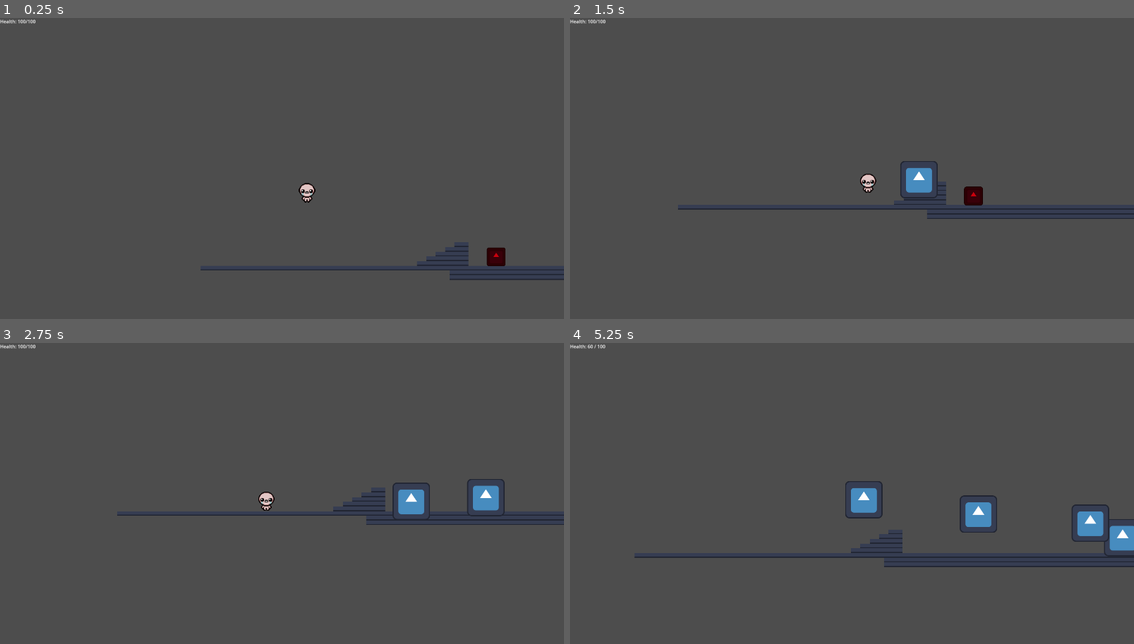
Above: before the commit, frames 1-4 (two rows, left to right).
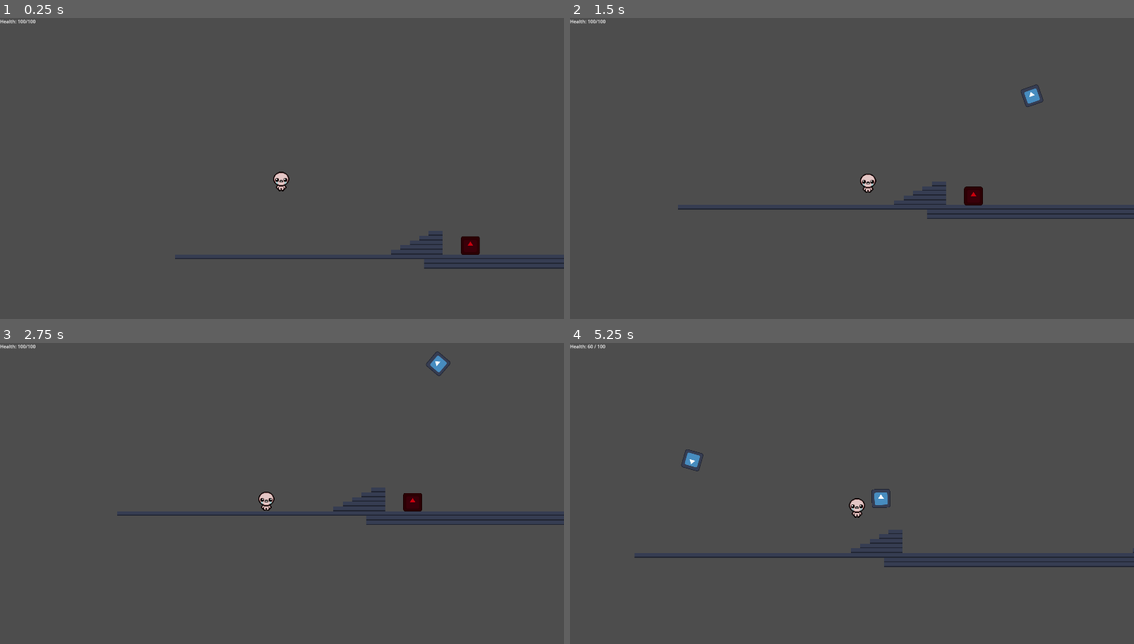
Above: after the commit, the same moments.

Repository: wya-wy/CG-final-project1
Game: Godot game, scene res://view/level/test_level.tscn
The game is run twice, just before and just after one commit, with the same random seed, the same clock (stepped at 60 frames per second) and the same inputs. This scene is started directly instead of the project's main scene. The engine's default icon, where the game draws it, is replaced by a stand-in: a white triangle on a blue panel in a dark square.
Inputs (mouse positions are in pixels of both pictures, inside the frame that each line leads up to):
- Up to frame 1 (0.25 s): no input
- Up to frame 2 (1.5 s): move the mouse to (976, 159) at 0.52 s; hold D (move_right) from 0.53 s (still down); right-click (976, 159) at 0.6 s; tap Space (jump) at 0.77 s; click (976, 159) at 0.8 s; move the mouse to (739, 192) at 1.27 s; click (739, 192) at 1.35 s
- Up to frame 3 (2.75 s): tap Space (jump) at 1.52 s; right-click (169, 517) at 1.55 s; move the mouse to (338, 430) at 2.02 s; release D (move_right) at 2.03 s; hold A (move_left) from 2.03 s (still down); right-click (338, 430) at 2.1 s; click (338, 430) at 2.3 s
- Up to frame 4 (5.25 s): move the mouse to (823, 565) at 2.77 s; release A (move_left) at 2.78 s; hold D (move_right) 2.78-4.28 s; click (823, 565) at 2.85 s; tap Space (jump) at 3.02, 3.77, 4.52 s; right-click (823, 565) at 3.05 s; move the mouse to (1021, 547) at 3.52 s; right-click (1021, 547) at 3.6 s; click (1021, 547) at 3.8 s; tap K (debug_hurt) at 4.15 s; move the mouse to (682, 454) at 4.27 s; hold A (move_left) 4.28-5.03 s; click (682, 454) at 4.35 s; right-click (682, 454) at 4.55 s; move the mouse to (880, 502) at 5.02 s; hold D (move_right) from 5.03 s (still down); right-click (880, 502) at 5.1 s

The runs differ from the first frame. In frame 1, 2.0% of the frame differs, in the area x 31-100%, y 51-88%; in frame 2, 0.6%; in frame 3, 1.1%; in frame 4, 2.1%, in the area x 19-100%, y 35-71%.

Commit message:
完善敌我的攻击方向

Diff:
--- a/view/level/test_level.tscn
+++ b/view/level/test_level.tscn
@@ -142,6 +142,9 @@
 [sub_resource type="RectangleShape2D" id="RectangleShape2D_yoqnf"]
 size = Vector2(120, 122)
 
+[sub_resource type="RectangleShape2D" id="RectangleShape2D_sv5ul"]
+size = Vector2(80, 33)
+
 [node name="TestLevel" type="Node2D"]
 script = ExtResource("1_bqxk0")
 
@@ -167,5 +170,14 @@
 scale = Vector2(0.5, 0.5)
 shape = SubResource("RectangleShape2D_yoqnf")
 
+[node name="AttackHitbox" type="Area2D" parent="Enemy"]
+position = Vector2(10, 14.5)
+collision_layer = 0
+
+[node name="CollisionShape2D" type="CollisionShape2D" parent="Enemy/AttackHitbox"]
+shape = SubResource("RectangleShape2D_sv5ul")
+debug_color = Color(1, 0, 0, 0.41960785)
+
 [node name="Camera2D" type="Camera2D" parent="."]
+position = Vector2(324, 142)
 script = ExtResource("5_yoqnf")
--- a/viewmodel/entities/enemy.gd
+++ b/viewmodel/entities/enemy.gd
@@ -1,13 +1,20 @@
 extends CharacterBody2D
+
+@export var damage = 10
+@export var speed = 100.0
+@export var detection_range = 200.0
+@export var attack_range = 80.0
+@export var attack_cooldown_time = 1.5
+
+var can_attack = true
+var player = null
+
+# 获取 Hitbox 引用
+@onready var attack_hitbox: Area2D = get_node_or_null("AttackHitbox")
 
 func take_damage(amount):
 	print("Enemy: I took %s damage!" % amount)
 	queue_free()
-
-var player = null
-@export var speed = 100.0
-@export var detection_range = 200.0
-@export var attack_range = 40.0
 
 func _ready():
 	# 在 _ready() 中获取一次玩家节点
@@ -15,20 +22,42 @@
 	if players.size() > 0:
 		player = players[0]
 
+	# 初始化 Hitbox
+	if attack_hitbox:
+		attack_hitbox.monitoring = false
+		attack_hitbox.body_entered.connect(_on_attack_hitbox_body_entered)
+	else:
+		print("Enemy: Warning - 'AttackHitbox' node not found.")
+
 func _physics_process(delta):
 	# 添加重力
 	if not is_on_floor():
 		velocity += get_gravity() * delta
 
 	if player:
+		var direction = sign(player.global_position.x - global_position.x)
 		var dist_x = abs(player.global_position.x - global_position.x)
+
+		# 让怪物朝向玩家
+		if direction != 0:
+			# 翻转 Hitbox 位置 (确保 Hitbox 始终位于朝向的一侧)
+			if attack_hitbox:
+				# abs() 确保基准是正向(右侧)，然后乘以 direction
+				attack_hitbox.position.x = abs(attack_hitbox.position.x) * direction
+
+			# 翻转 Sprite (尝试查找常见的 Sprite 节点名称，如果你的节点名不同请修改这里)
+			var sprite = get_node_or_null("Sprite2D")
+			if sprite:
+				sprite.flip_h = (direction < 0)
+			var anim_sprite = get_node_or_null("AnimatedSprite2D")
+			if anim_sprite:
+				anim_sprite.flip_h = (direction < 0)
 
 		if dist_x < attack_range:
 			attack()
 			velocity.x = move_toward(velocity.x, 0, speed)
 		elif dist_x < detection_range:
 			# 向玩家靠近
-			var direction = sign(player.global_position.x - global_position.x)
 			velocity.x = direction * speed
 		else:
 			velocity.x = move_toward(velocity.x, 0, speed)
@@ -36,4 +65,28 @@
 	move_and_slide()
 
 func attack():
+	if not can_attack:
+		return
+
 	print("Enemy Attack!")
+	can_attack = false
+
+	# 开启 Hitbox
+	if attack_hitbox:
+		attack_hitbox.monitoring = true
+
+		# 攻击判定持续时间 (0.1s)
+		await get_tree().create_timer(0.1).timeout
+
+		attack_hitbox.monitoring = false
+
+	# 冷却时间
+	await get_tree().create_timer(attack_cooldown_time).timeout
+	can_attack = true
+
+func _on_attack_hitbox_body_entered(body: Node2D):
+	# 检查是否是玩家
+	if body.name == "Player" or body.is_in_group("player") or body.has_method("take_damage"):
+		print("Enemy hit player!")
+		if body.has_method("take_damage"):
+			body.take_damage(damage)
--- a/viewmodel/entities/player.gd
+++ b/viewmodel/entities/player.gd
@@ -35,6 +35,18 @@
 	var direction := Input.get_axis("move_left", "move_right")
 	if direction:
 		velocity.x = direction * SPEED
+
+		# --- 视觉朝向翻转 ---
+		# 1. 翻转玩家精灵 (假设节点名为 Sprite2D)
+		var sprite = get_node_or_null("Sprite2D")
+		if sprite:
+			sprite.flip_h = (direction < 0)
+
+		# 2. 翻转武器处理器 (用于调整近战 Hitbox 位置)
+		# 如果向左移动，将 WeaponHandler 的 X 轴缩放设为 -1
+		if weapon_handler:
+			weapon_handler.scale.x = -1 if direction < 0 else 1
+
 	else:
 		velocity.x = move_toward(velocity.x, 0, SPEED)
 
--- a/viewmodel/entities/player.tscn
+++ b/viewmodel/entities/player.tscn
@@ -7,6 +7,9 @@
 
 [sub_resource type="RectangleShape2D" id="RectangleShape2D_wqekw"]
 size = Vector2(72, 134)
+
+[sub_resource type="RectangleShape2D" id="RectangleShape2D_biy1m"]
+size = Vector2(149, 42)
 
 [node name="Player" type="CharacterBody2D" groups=["player"]]
 scale = Vector2(0.5, 0.5)
@@ -23,3 +26,12 @@
 [node name="WeaponHandler" type="Node2D" parent="."]
 script = ExtResource("3_a6yy2")
 equipped_weapon = ExtResource("4_wqekw")
+
+[node name="MeleeHitbox" type="Area2D" parent="WeaponHandler"]
+collision_layer = 0
+collision_mask = 4
+
+[node name="CollisionShape2D" type="CollisionShape2D" parent="WeaponHandler/MeleeHitbox"]
+position = Vector2(34.5, 43)
+shape = SubResource("RectangleShape2D_biy1m")
+debug_color = Color(1, 0, 0, 0.3019608)
--- a/viewmodel/spells/fireball_projectile.tscn
+++ b/viewmodel/spells/fireball_projectile.tscn
@@ -13,9 +13,11 @@
 script = ExtResource("1_yes51")
 
 [node name="Sprite2D" type="Sprite2D" parent="."]
+scale = Vector2(0.5, 0.5)
 texture = ExtResource("2_kc0rs")
 
 [node name="CollisionShape2D" type="CollisionShape2D" parent="."]
+scale = Vector2(0.5, 0.5)
 shape = SubResource("CapsuleShape2D_hutsr")
 
 [node name="VisibleOnScreenNotifier2D" type="VisibleOnScreenNotifier2D" parent="."]
--- a/viewmodel/weapons/weapon_handler.gd
+++ b/viewmodel/weapons/weapon_handler.gd
@@ -3,6 +3,19 @@
 const FIREBALL_PROJECTILE = preload("res://viewmodel/spells/fireball_projectile.tscn")
 
 @export var equipped_weapon: Weapon
+
+# 获取 Hitbox 节点引用
+# 使用 get_node_or_null 防止节点未创建时报错
+@onready var melee_hitbox: Area2D = get_node_or_null("MeleeHitbox")
+
+func _ready():
+	if melee_hitbox:
+		# 确保初始状态下 Hitbox 是关闭的
+		melee_hitbox.monitoring = false
+		# 连接碰撞信号
+		melee_hitbox.body_entered.connect(_on_melee_hitbox_body_entered)
+	else:
+		print("WeaponHandler: Warning - 'MeleeHitbox' node not found. Please add an Area2D named 'MeleeHitbox' as a child of WeaponHandler.")
 
 func attack():
 	if not equipped_weapon:
@@ -24,13 +37,17 @@
 			print("WeaponHandler: FIREBALL")
 
 			var projectile = FIREBALL_PROJECTILE.instantiate()
-			projectile.velocity = Vector2(500, 0)
+
+			# 计算朝向鼠标的方向
+			var direction = (get_global_mouse_position() - global_position).normalized()
+			projectile.velocity = direction * 1000
+			projectile.rotation = direction.angle()
 
 			# (重点) get_parent() 是 Player, get_parent().get_parent() 是 TestLevel
 			# 我们需要一个更好的方法来访问“世界”
 			# 暂时先这样，之后再优化
 			get_parent().get_parent().add_child(projectile)
-			projectile.global_position = get_parent().global_position
+			projectile.global_position = global_position
 
 		"flame_buff":
 			print("WeaponHandler: Fireball with Flame Buff!")
@@ -48,6 +65,21 @@
 		return
 
 	print("WeaponHandler: Melee attack with ", equipped_weapon.weapon_name, " (Damage: ", equipped_weapon.melee_damage, ")")
-	# TODO: 在这里实现近战伤害判定 (例如检测 Area2D 或 RayCast2D)
+
+	# 开启 Hitbox 进行伤害判定
+	if melee_hitbox:
+		melee_hitbox.monitoring = true
+
+		# 模拟攻击持续时间（例如 0.1 秒）
+		# 注意：更好的做法是使用 AnimationPlayer 的 "Call Method" 轨道来精确控制开启和关闭
+		await get_tree().create_timer(0.1).timeout
+
+		melee_hitbox.monitoring = false
 
 	EventBus.emit_signal("player_melee_attacked")
+
+func _on_melee_hitbox_body_entered(body: Node2D):
+	# 检查碰撞体是否是敌人（是否有 take_damage 方法）
+	if body.has_method("take_damage"):
+		print("WeaponHandler: Hit enemy ", body.name)
+		body.take_damage(equipped_weapon.melee_damage)
Not shown: 1 places in view/level/test_level.tscn that only renumber resources
Not shown: 1 places in viewmodel/entities/player.tscn that only renumber resources
